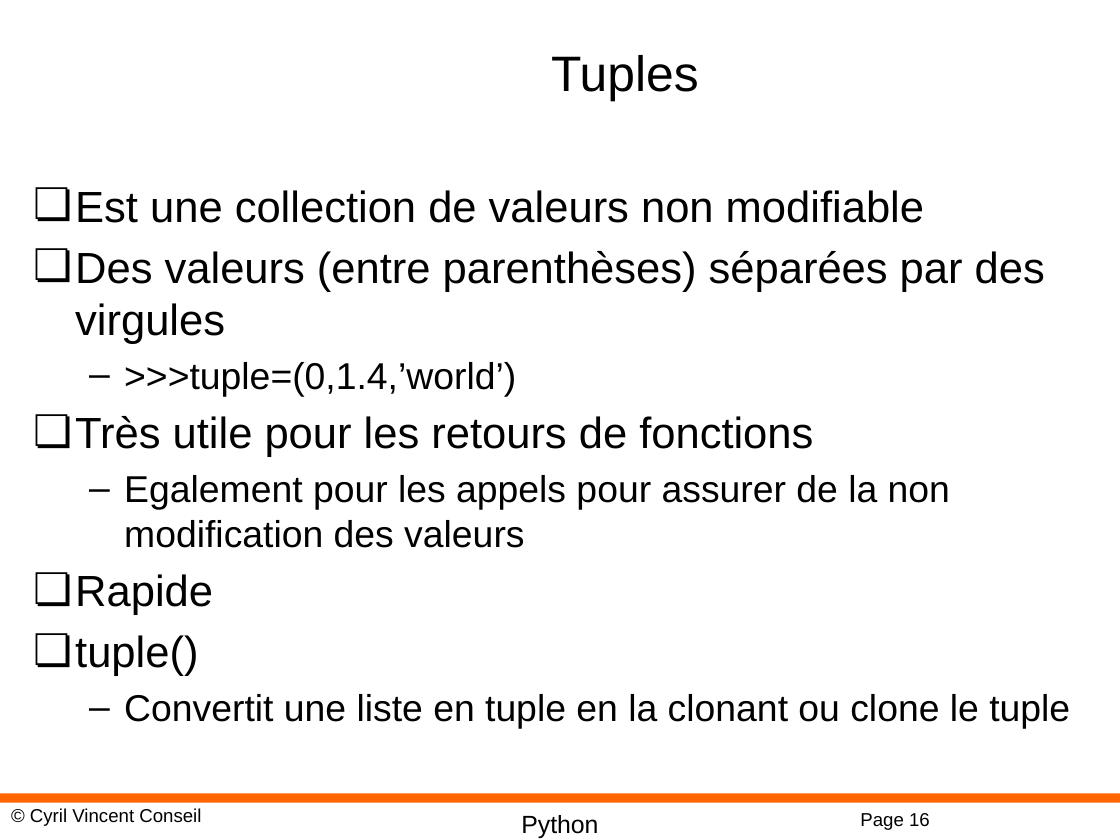
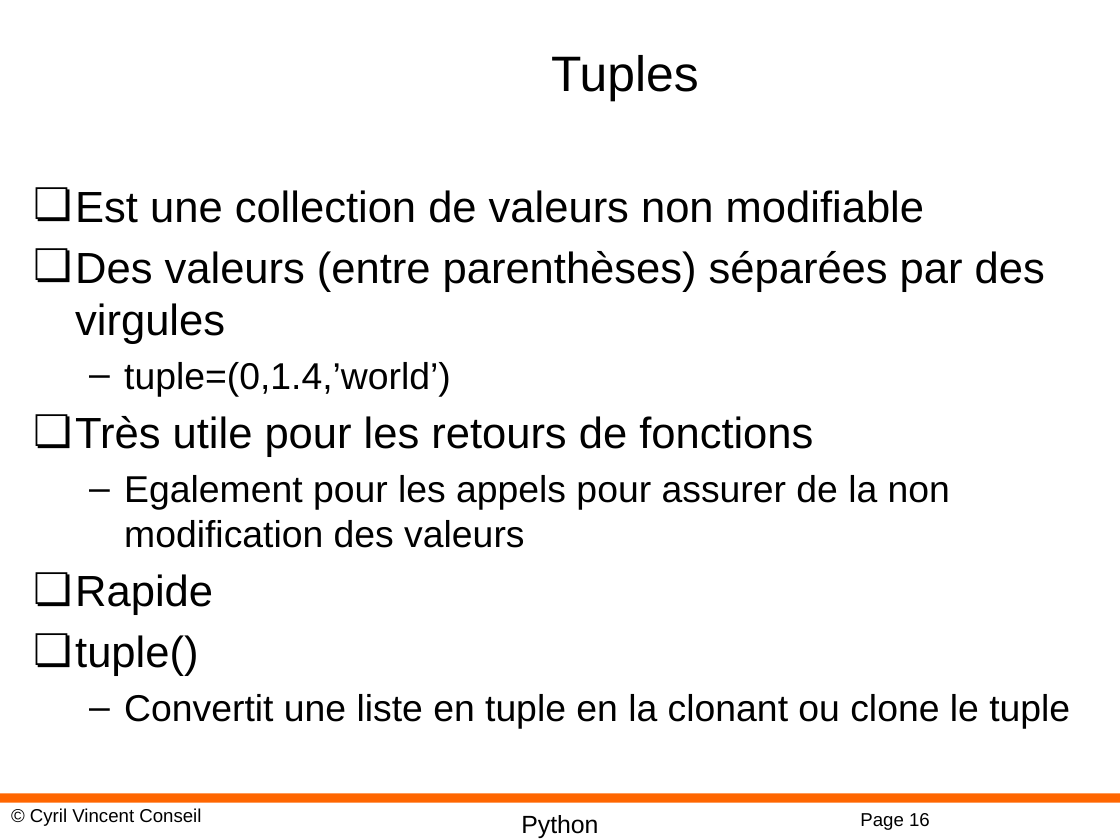
Before and after one commit to cyrilvincent/python-advanced, a slide deck: slide 16 of PPT/Python07-ComplexTypes.pptx. Drawn at 1120x840 pixels with LibreOffice and Linux fonts; fonts in the diff are those of the drawing; background and template pictures are left out. Boxes give left, top, right and bottom in pixels: in the first picture for what was removed or moved away, otherwise in the second. Text is boxed around its words. In the diff, an @@ line names an element or a change of style, - is before the commit and + after.

```diff
--- a/PPT/Python07-ComplexTypes.pptx
+++ b/PPT/Python07-ComplexTypes.pptx
@@ text at [124,362,451,396]: text changed @@
-  – >>>tuple=(0,1.4,’world’)
+  – tuple=(0,1.4,’world’)
```
Also in this commit, not shown: 2 other files.
